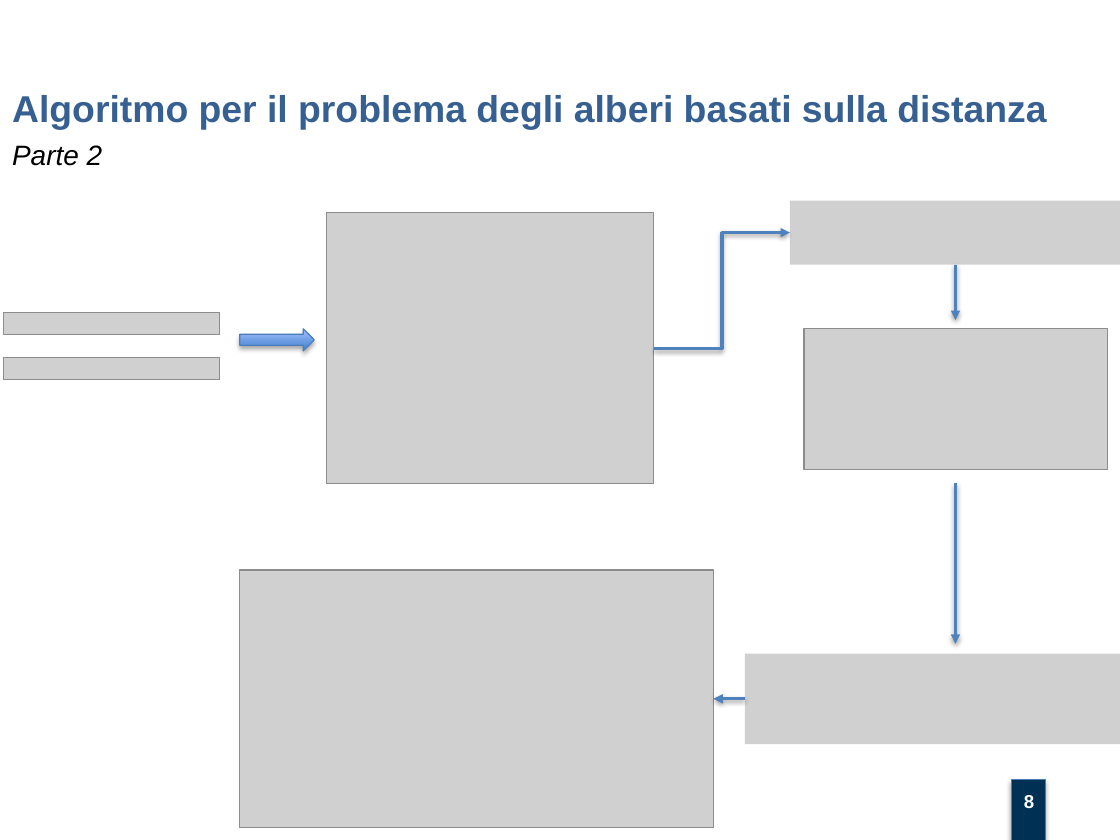
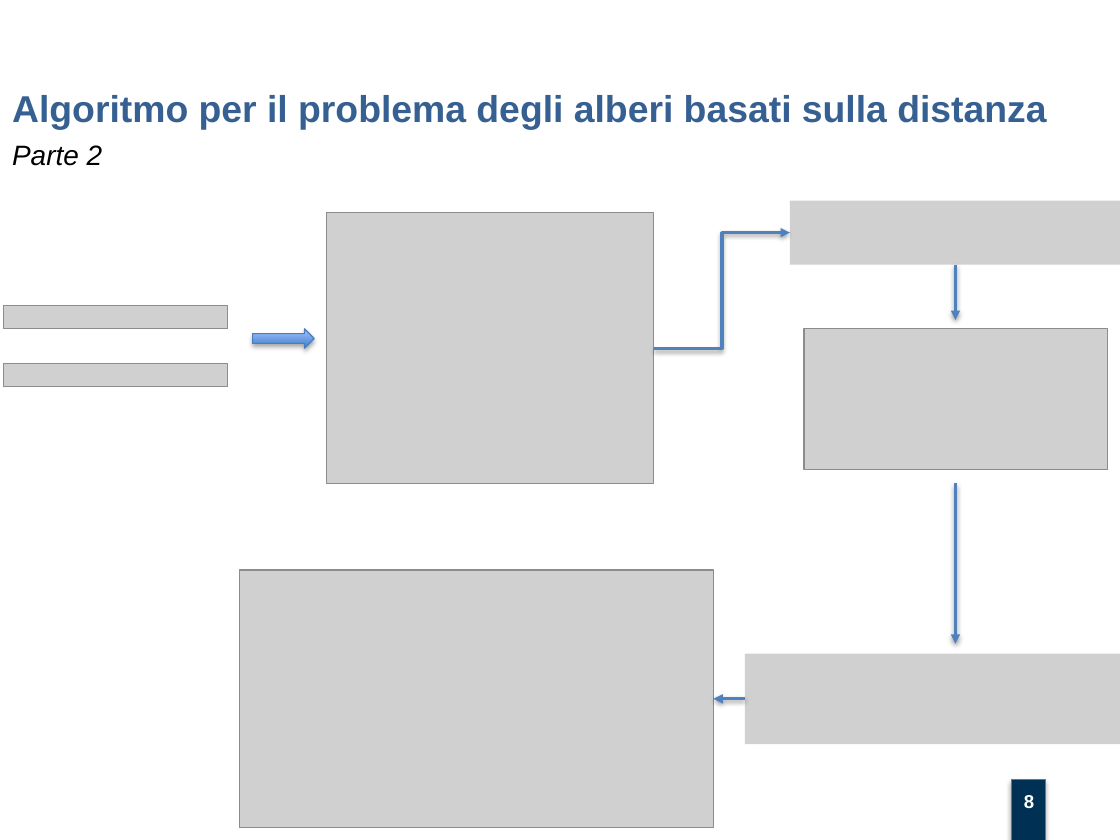
Before and after one commit to mtortoli/Thesis, a slide deck: slide 8 of Discussione Laurea/Slides v.1.0.pptx. Drawn at 1120x840 pixels with LibreOffice and Linux fonts; fonts in the diff are those of the drawing; grey boxes stand for pictures; background and template pictures are left out. Boxes give left, top, right and bottom in pixels: in the first picture for what was removed or moved away, otherwise in the second. Text is boxed around its words. In the diff, an @@ line names an element or a change of style, - is before the commit and + after.

```diff
--- a/Discussione Laurea/Slides v.1.0.pptx
+++ b/Discussione Laurea/Slides v.1.0.pptx
@@ picture: place and size @@
-picture at <box>3,312,220,335</box>
+picture at <box>3,306,226,328</box>
@@ right arrow: place and size @@
-right arrow at <box>240,329,314,352</box>
+right arrow at <box>253,329,315,348</box>
@@ picture: place and size @@
-picture at <box>3,357,220,380</box>
+picture at <box>3,364,226,386</box>
```
Also in this commit, not shown: 1 other slide changed, 1 other file.
